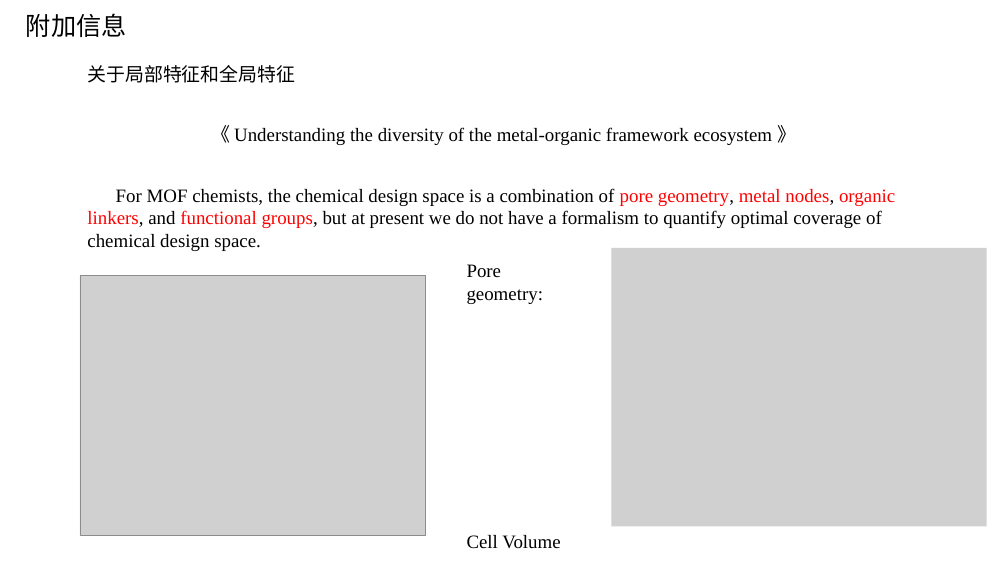
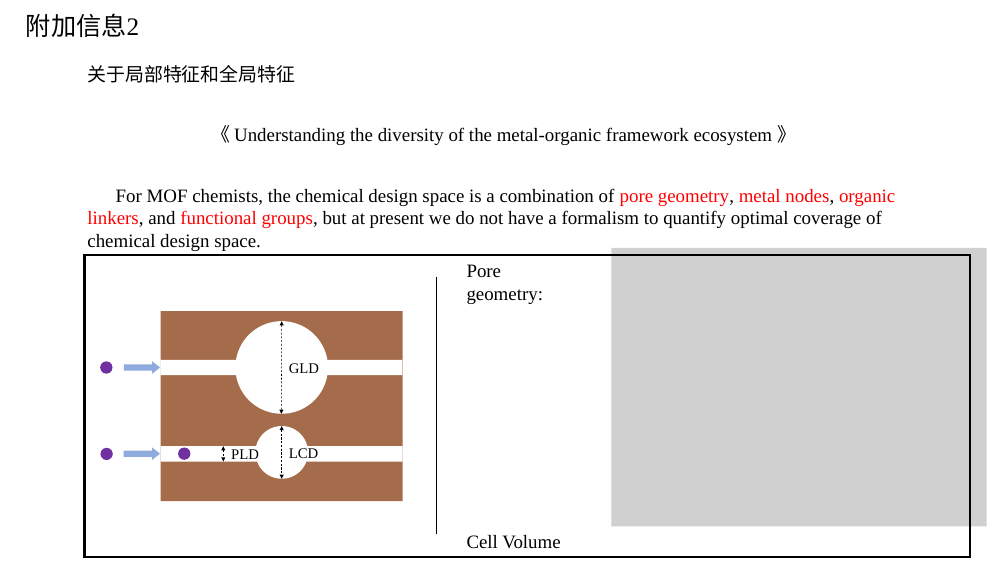
Before and after one commit to TheBestOrNothing-gwh/weekly, a slide deck: slide 16 of COFs属性预测.pptx. Drawn at 1008x567 pixels with LibreOffice and Linux fonts; fonts in the diff are those of the drawing; grey boxes stand for pictures. Boxes give left, top, right and bottom in pixels: in the first picture for what was removed or moved away, otherwise in the second. Text is boxed around its words. In the diff, an @@ line names an element or a change of style, - is before the commit and + after.

```diff
--- a/COFs属性预测.pptx
+++ b/COFs属性预测.pptx
@@ text at (x1=26, y1=13, x2=139, y2=37): text changed @@
-附加信息
+附加信息2
@@ rectangle added at (x1=85, y1=256, x2=971, y2=557), outline #000000 2.25 pt @@
@@ picture removed at (x1=80, y1=275, x2=426, y2=535) @@
@@ line added from (436, 277) to (436, 534), #000000 0.5 pt @@
@@ rectangle added at (x1=161, y1=312, x2=403, y2=501), fill #A56C4C @@
@@ ellipse added at (x1=235, y1=321, x2=328, y2=414), fill #FFFFFF @@
@@ double arrow added from (282, 321) to (281, 414), #000000 0.5 pt dashed @@
@@ ellipse added at (x1=100, y1=361, x2=112, y2=374), fill #7030A0 @@
@@ right arrow added at (x1=124, y1=361, x2=160, y2=374), fill #8FAADC @@
@@ rectangle added at (x1=160, y1=360, x2=402, y2=375), fill #FFFFFF @@
@@ text added at (x1=289, y1=363, x2=319, y2=373), 14 pt, text #000000 @@
+GLD
@@ ellipse added at (x1=101, y1=448, x2=113, y2=460), fill #7030A0 @@
@@ right arrow added at (x1=124, y1=448, x2=160, y2=460), fill #8FAADC @@
@@ rectangle added at (x1=161, y1=446, x2=403, y2=461), fill #FFFFFF @@
@@ ellipse added at (x1=178, y1=448, x2=191, y2=460), fill #7030A0 @@
@@ double arrow added from (223, 446) to (223, 462), #000000 0.5 pt dashed @@
@@ text added at (x1=231, y1=449, x2=259, y2=462), 14 pt, text #000000 @@
+PLD
@@ ellipse added at (x1=256, y1=426, x2=309, y2=479), fill #FFFFFF @@
@@ double arrow added from (282, 426) to (282, 479), #000000 0.5 pt dashed @@
@@ text added at (x1=289, y1=448, x2=318, y2=458), 14 pt, text #000000 @@
+LCD
```
Also in this commit, not shown: 8 other slides changed, 3 slides added.
